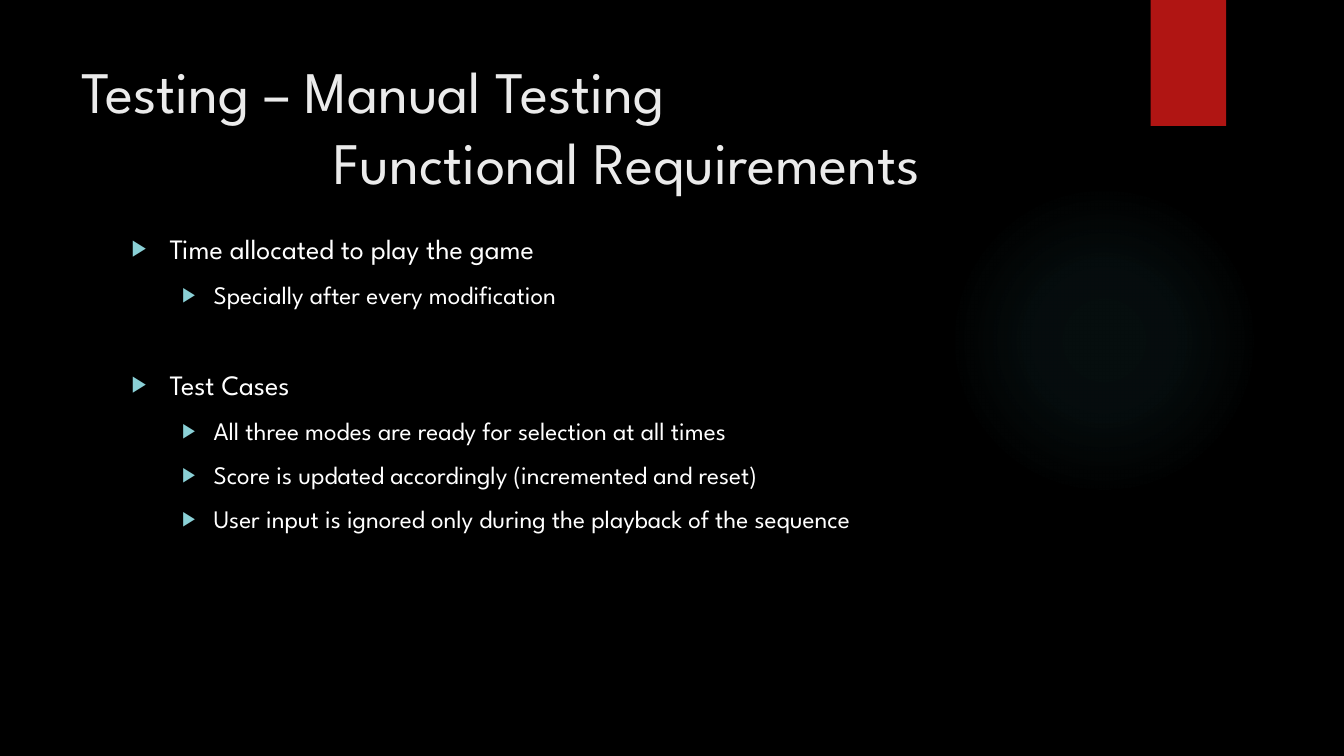
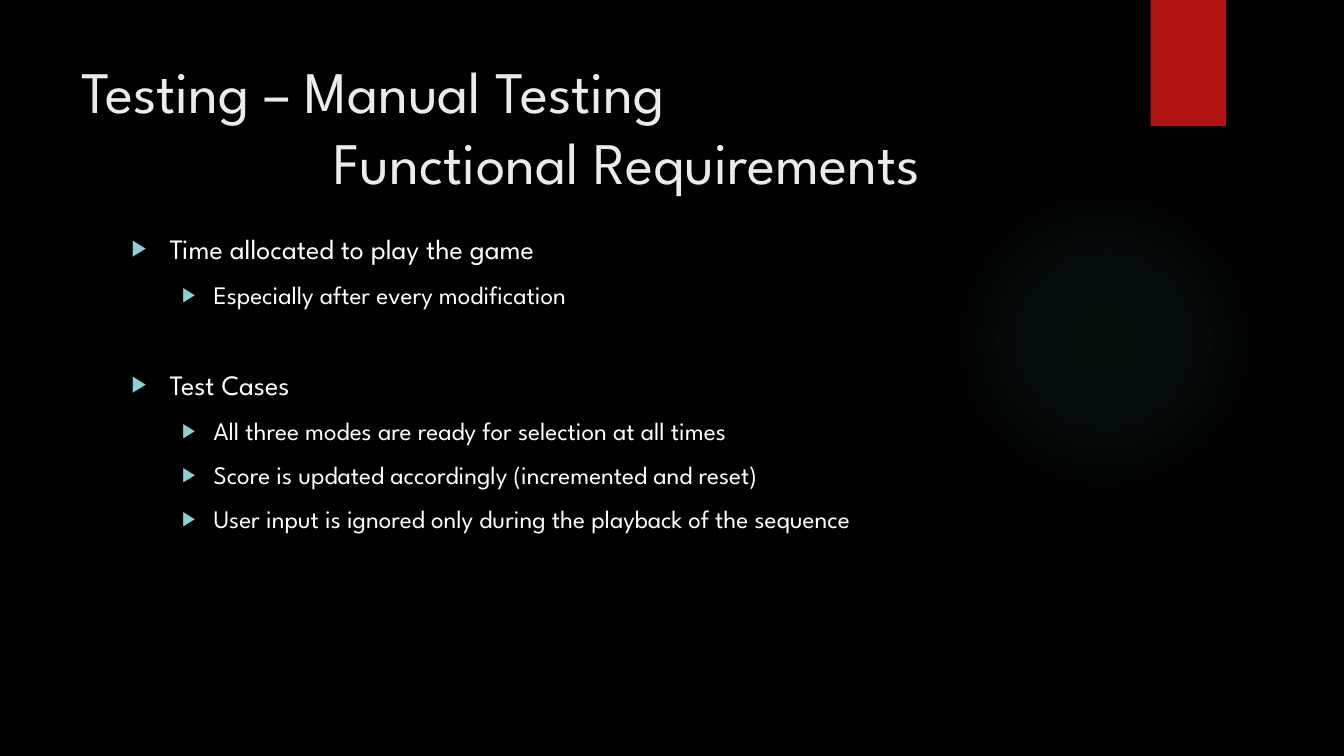
Before and after one commit to JP-Dakran/DNA_Says, a slide deck: slide 20 of Doc/FinalPresentation/FinalPresentation.pptx (slide 19 before the commit). Drawn at 1344x756 pixels with LibreOffice and Linux fonts; fonts in the diff are those of the drawing; background and template pictures are left out. Boxes give left, top, right and bottom in pixels: in the first picture for what was removed or moved away, otherwise in the second. Text is boxed around its words. In the diff, an @@ line names an element or a change of style, - is before the commit and + after.

```diff
--- a/Doc/FinalPresentation/FinalPresentation.pptx
+++ b/Doc/FinalPresentation/FinalPresentation.pptx
@@ text at <box>214,286,566,310</box>: text changed @@
-  ▶ Specially after every modification
+  ▶ Especially after every modification
```
Also in this commit, not shown: 11 other slides changed, 1 slide added.
